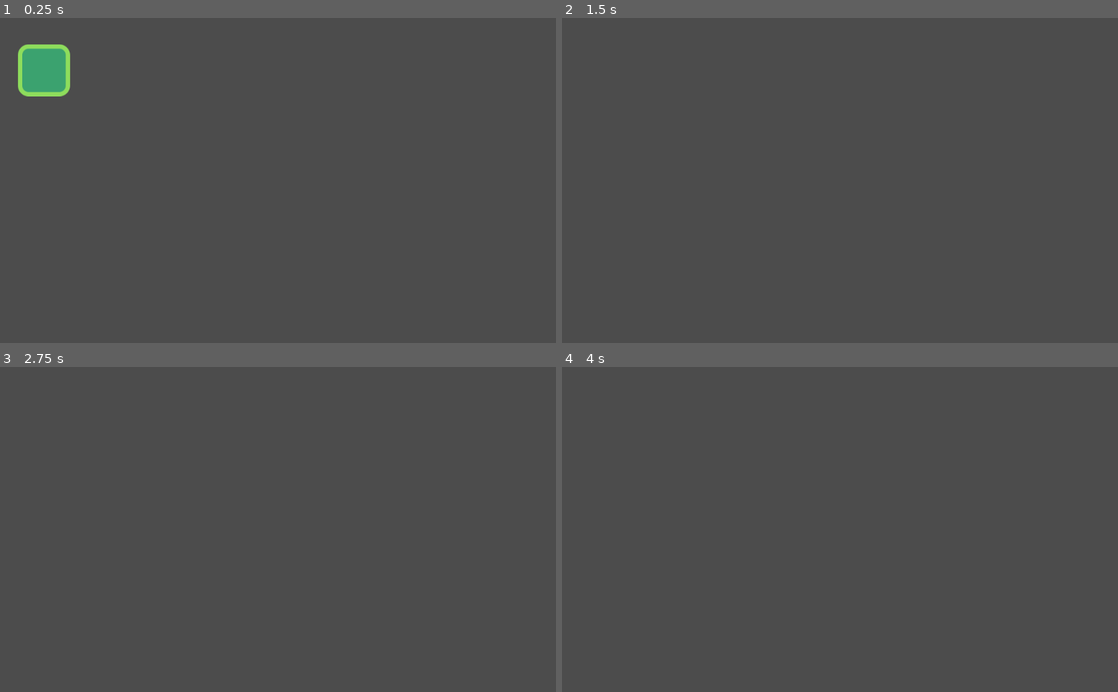
Above: before the commit, frames 1-4 (two rows, left to right).
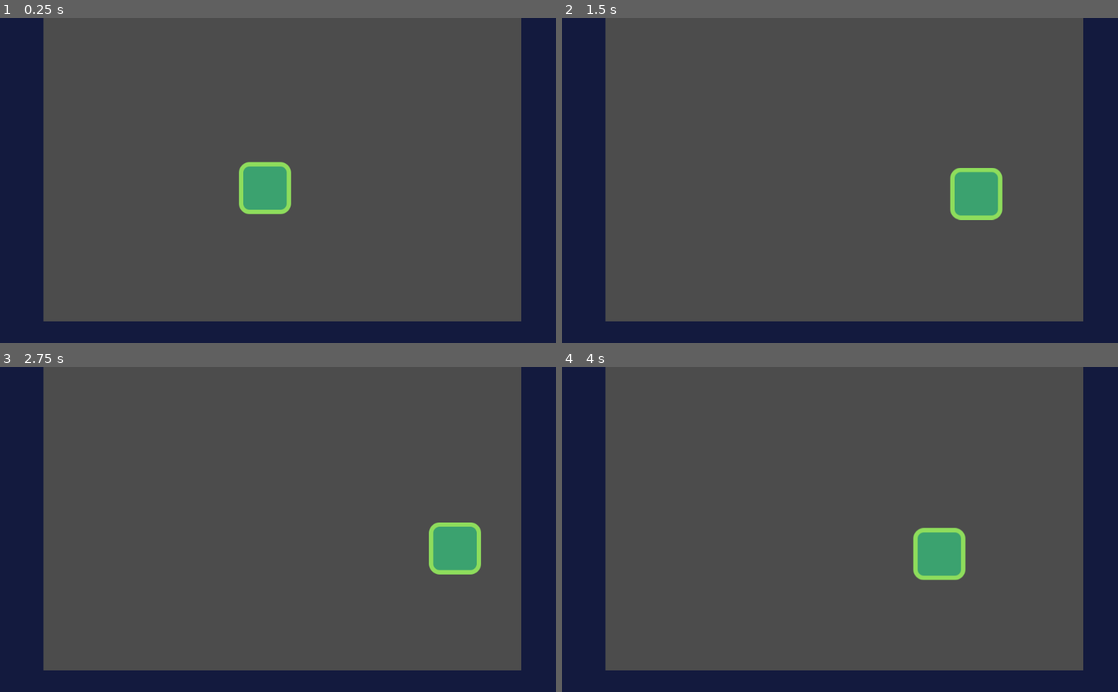
Above: after the commit, the same moments.

Repository: arunabhdas/quantumjump
Game: Godot game, scene res://src/levels/LevelTemplate.tscn
The game is run twice, just before and just after one commit, with the same random seed, the same clock (stepped at 60 frames per second) and the same inputs. Before the commit the project starts from res://src/actors/Elf.tscn.
Inputs:
- Up to frame 1 (0.25 s): no input
- Up to frame 2 (1.5 s): hold Right (move_right, bound only after the commit) 0.53-1.28 s; hold Left (move_left, bound only after the commit) from 1.28 s (still down)
- Up to frame 3 (2.75 s): release Left (move_left, bound only after the commit) at 2.03 s; hold Right (move_right, bound only after the commit) from 2.03 s (still down)
- Up to frame 4 (4 s): release Right (move_right, bound only after the commit) at 3.53 s; hold Left (move_left, bound only after the commit) from 3.53 s (still down)

The runs differ from the first frame. In frame 1, 22% of the frame differs, in the area x 0-100%, y 0-100%; in frame 2, 21%; in frame 3, 21%; in frame 4, 21%.

Commit message:
Setting LevelTemplate as the default scene in Project > ProjectSettings > Application > Run > MainScene

Diff:
--- a/quantumjump/Actor.gd
+++ b/quantumjump/Actor.gd
@@ -1,7 +1,7 @@
 extends KinematicBody2D
 class_name Actor
 
-export var speed: = Vector2(300.0, 1000.0)
+export var speed: = Vector2(500.0, 1000.0)
 export var gravity: = 3000.0
 var velocity: = Vector2.ZERO
 
--- a/quantumjump/project.godot
+++ b/quantumjump/project.godot
@@ -21,12 +21,36 @@
 [application]
 
 config/name="Quantumjump"
-run/main_scene="res://src/actors/Elf.tscn"
+run/main_scene="res://src/levels/LevelTemplate.tscn"
 config/icon="res://icon.png"
 
 [gui]
 
 common/drop_mouse_on_gui_input_disabled=true
+
+[input]
+
+move_left={
+"deadzone": 0.5,
+"events": [ Object(InputEventJoypadMotion,"resource_local_to_scene":false,"resource_name":"","device":0,"axis":0,"axis_value":-1.0,"script":null)
+, Object(InputEventKey,"resource_local_to_scene":false,"resource_name":"","device":0,"alt":false,"shift":false,"control":false,"meta":false,"command":false,"pressed":false,"scancode":16777231,"physical_scancode":0,"unicode":0,"echo":false,"script":null)
+, Object(InputEventKey,"resource_local_to_scene":false,"resource_name":"","device":0,"alt":false,"shift":false,"control":false,"meta":false,"command":false,"pressed":false,"scancode":65,"physical_scancode":0,"unicode":0,"echo":false,"script":null)
+ ]
+}
+move_right={
+"deadzone": 0.5,
+"events": [ Object(InputEventJoypadMotion,"resource_local_to_scene":false,"resource_name":"","device":0,"axis":0,"axis_value":1.0,"script":null)
+, Object(InputEventKey,"resource_local_to_scene":false,"resource_name":"","device":0,"alt":false,"shift":false,"control":false,"meta":false,"command":false,"pressed":false,"scancode":16777233,"physical_scancode":0,"unicode":0,"echo":false,"script":null)
+, Object(InputEventKey,"resource_local_to_scene":false,"resource_name":"","device":0,"alt":false,"shift":false,"control":false,"meta":false,"command":false,"pressed":false,"scancode":68,"physical_scancode":0,"unicode":0,"echo":false,"script":null)
+ ]
+}
+jump={
+"deadzone": 0.5,
+"events": [ Object(InputEventKey,"resource_local_to_scene":false,"resource_name":"","device":0,"alt":false,"shift":false,"control":false,"meta":false,"command":false,"pressed":false,"scancode":87,"physical_scancode":0,"unicode":0,"echo":false,"script":null)
+, Object(InputEventKey,"resource_local_to_scene":false,"resource_name":"","device":0,"alt":false,"shift":false,"control":false,"meta":false,"command":false,"pressed":false,"scancode":16777232,"physical_scancode":0,"unicode":0,"echo":false,"script":null)
+, Object(InputEventJoypadMotion,"resource_local_to_scene":false,"resource_name":"","device":0,"axis":1,"axis_value":-1.0,"script":null)
+ ]
+}
 
 [layer_names]
 
--- a/quantumjump/src/actors/Elf.gd
+++ /dev/null
@@ -1,13 +0,0 @@
-extends Actor
-
-
-
-
-# Called when the node enters the scene tree for the first time.
-func _ready():
-	pass # Replace with function body.
-
-
-# Called every frame. 'delta' is the elapsed time since the previous frame.
-#func _process(delta):
-#	pass
--- /dev/null
+++ b/quantumjump/src/actors/Player.gd
@@ -0,0 +1,9 @@
+extends Actor
+
+
+func _physics_process(delta: float) -> void:
+	var direction: = Vector2(
+		Input.get_action_strength("move_right") - Input.get_action_strength("move_left"),
+		-1.0
+	)
+	velocity = speed * direction
--- a/quantumjump/src/actors/Elf.tscn
+++ b/quantumjump/src/actors/Player.tscn
@@ -1,7 +1,19 @@
 [gd_scene load_steps=4 format=2]
 
 [ext_resource path="res://assets/player.png" type="Texture" id=1]
-[ext_resource path="res://src/actors/Elf.gd" type="Script" id=2]
+
+[sub_resource type="GDScript" id=2]
+script/source = "extends Actor
+
+
+func _physics_process(delta: float) -> void:
+	var direction: = Vector2(
+		Input.get_action_strength(\"move_right\") - Input.get_action_strength(\"move_left\"),
+		0.0 - Input.get_action_strength(\"jump\")
+	)
+	velocity = speed * direction
+
+"
 
 [sub_resource type="RectangleShape2D" id=1]
 extents = Vector2( 40, 41.5 )
@@ -9,7 +21,7 @@
 [node name="Player" type="KinematicBody2D"]
 position = Vector2( 81, 128 )
 collision_mask = 8
-script = ExtResource( 2 )
+script = SubResource( 2 )
 gravity = 500.0
 
 [node name="player" type="Sprite" parent="."]
--- a/quantumjump/src/levels/LevelTemplate.tscn
+++ b/quantumjump/src/levels/LevelTemplate.tscn
@@ -1,7 +1,7 @@
 [gd_scene load_steps=3 format=2]
 
 [ext_resource path="res://assets/tileset.tres" type="TileSet" id=1]
-[ext_resource path="res://src/actors/Elf.tscn" type="PackedScene" id=2]
+[ext_resource path="res://src/actors/Player.tscn" type="PackedScene" id=2]
 
 [node name="LevelTemplate" type="Node2D"]
 
